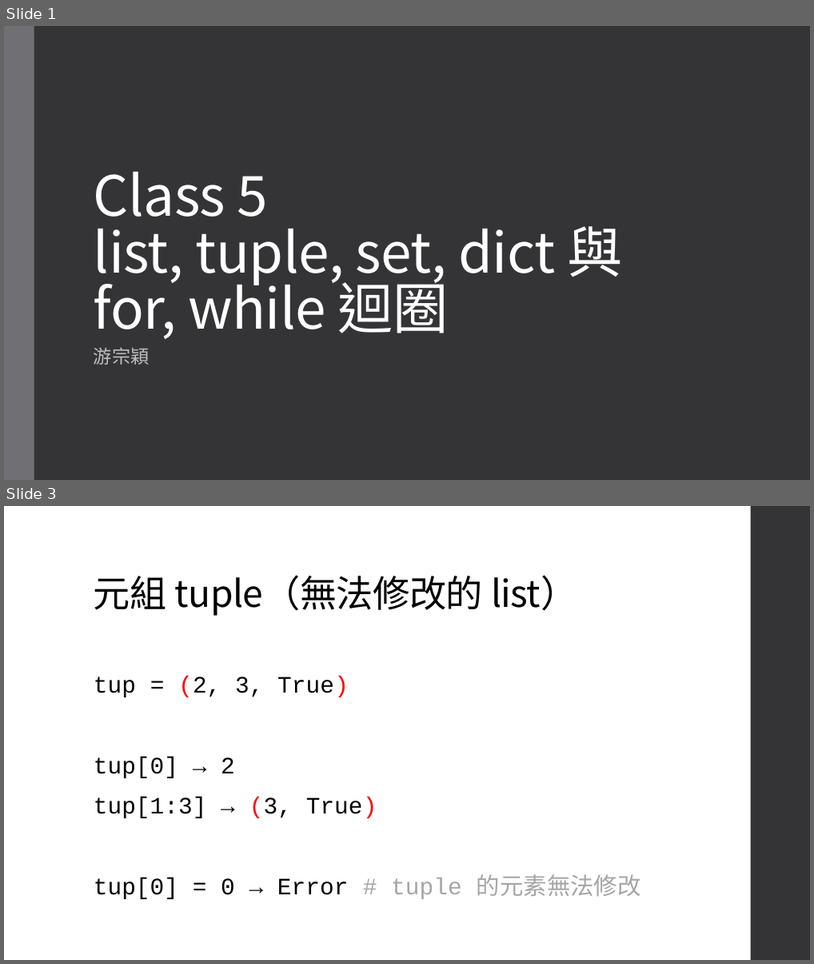
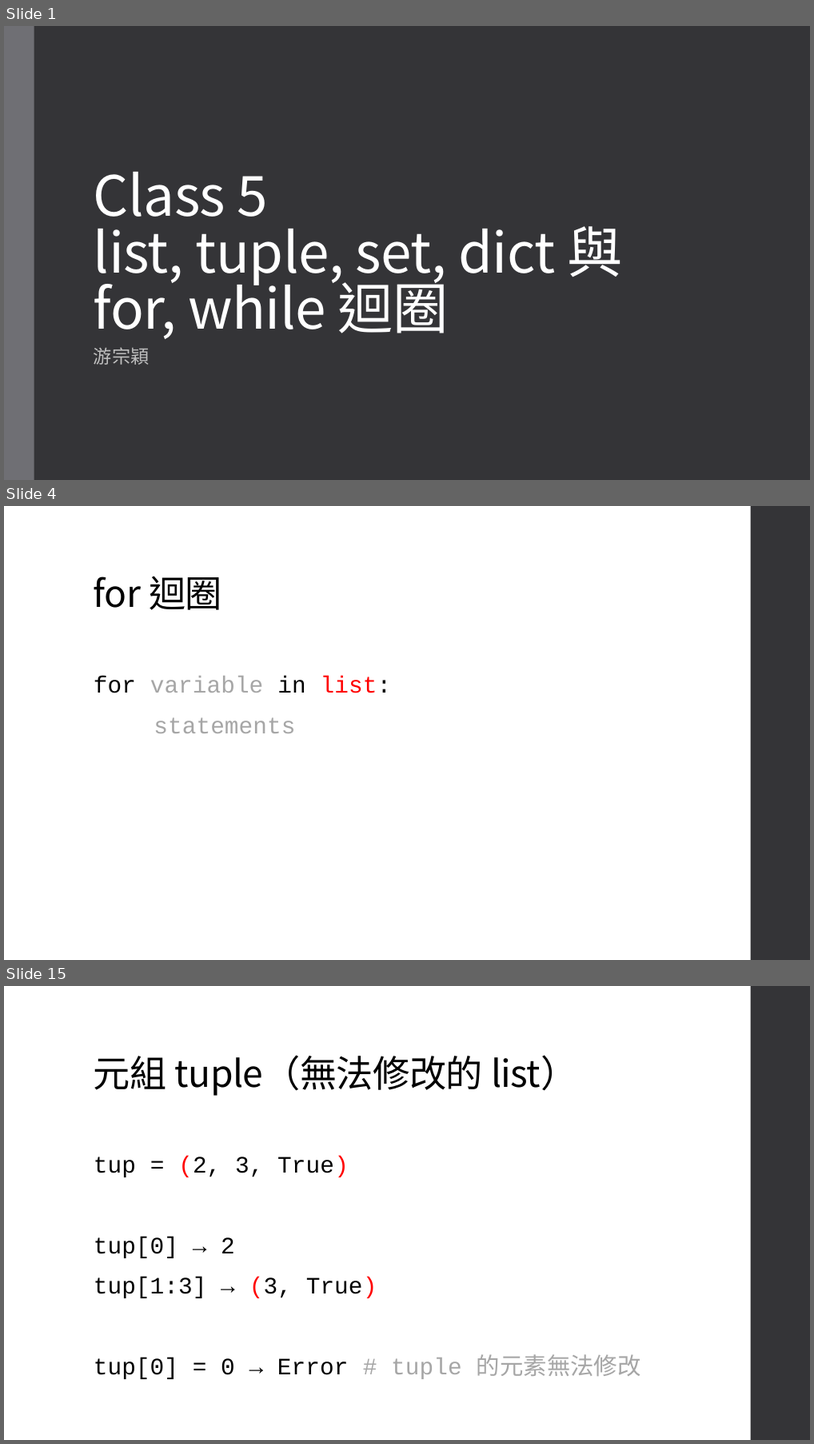
Before and after one commit to an920107/ServiceLearning, a slide deck: Class 5.pptx. Shown one above the other, each under a label of ours: slides 1 and 3 before the commit, slides 1, 4 and 15 after it; the slides between them are not shown. The pictures are 814x964 and 814x1444 pixels, drawn with LibreOffice and Linux fonts; fonts in the diff are those of the drawing. Boxes give left, top, right and bottom in pixels: in the first picture for what was removed or moved away, otherwise in the second. Text is boxed around its words. In the diff, an @@ line names an element or a change of style, - is before the commit and + after.

```diff
--- a/Class 5.pptx
+++ b/Class 5.pptx
@@ slide 4 added at [4,506,810,960], background #FFFFFF; not listed: 1 template element that a slide beside it also shows @@
@@ title added at [94,576,222,610], 44 pt, text #000000 @@
+for 迴圈
@@ text added at [94,676,392,733], 28 pt, text #A6A6A6 @@
+for variable in list:
+statements
@@ what was slide 3 is now slide 15 @@
```
Also in this commit, not shown: 2 slides changed, 13 other slides added.
